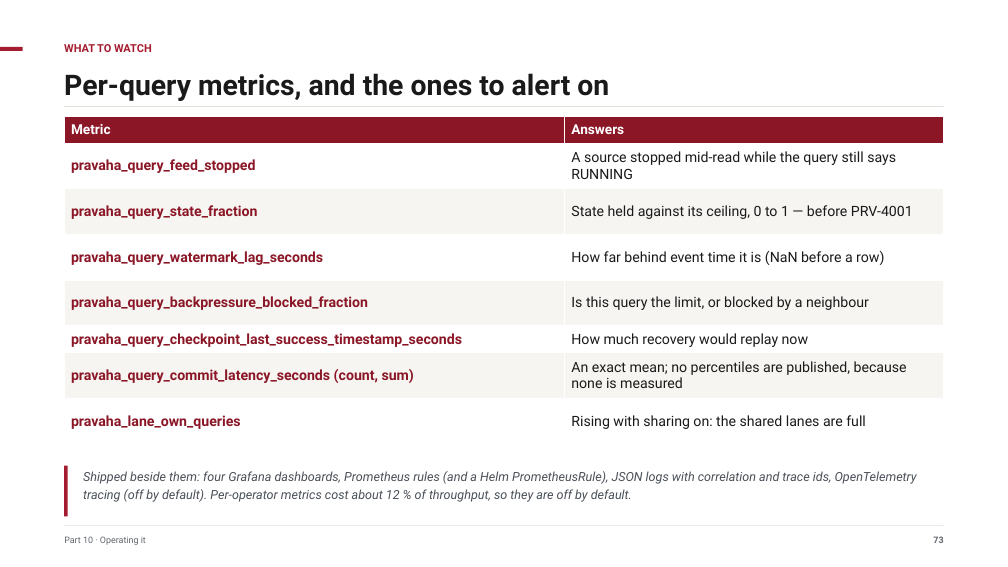
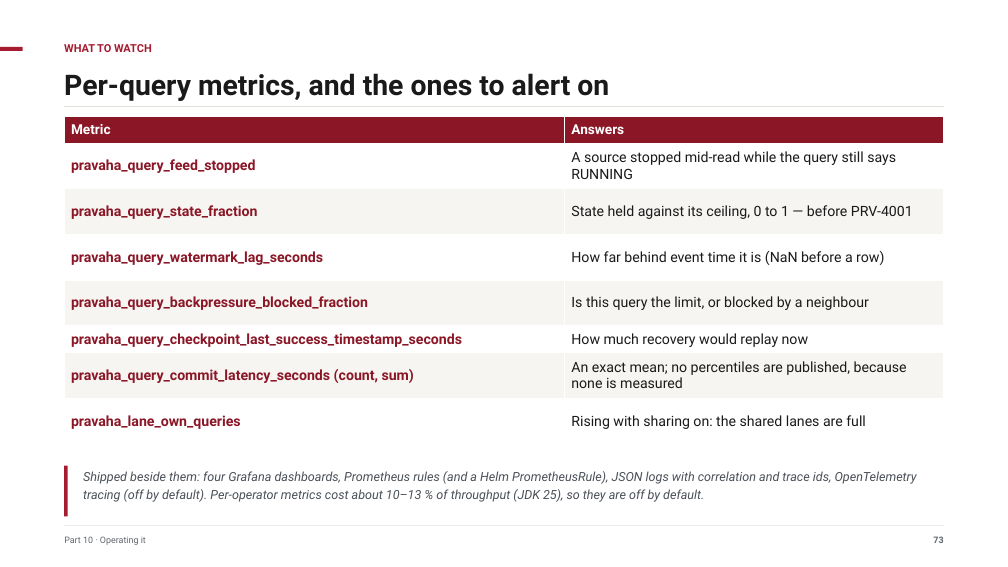
Before and after one commit to ajsinha/pravaha, a slide deck: slide 73 of docs/publications/Pravaha-Continuous-SQL-Engine-Design-and-Evidence.pptx. Drawn at 1008x567 pixels with LibreOffice and Linux fonts; fonts in the diff are those of the drawing. Boxes give left, top, right and bottom in pixels: in the first picture for what was removed or moved away, otherwise in the second. Text is boxed around its words. In the diff, an @@ line names an element or a change of style, - is before the commit and + after.

Commit message:
Publications: JDK 25 figures beside the JDK 21 ones; the 'not re-taken on 25' caveats replaced
Paper (evaluation tables and caveat; PDF rebuilt), its article edition, the deck (rebuilt, audited,
tests/deck green) and the Medium post (HTML regenerated) now quote the 2026-10-04 JDK 25 measurements
and say which figures were not re-taken (pipeline alone, subscribers, spill tier, SPILL-4, TRANSOVF-1).

```diff
--- a/docs/publications/Pravaha-Continuous-SQL-Engine-Design-and-Evidence.pptx
+++ b/docs/publications/Pravaha-Continuous-SQL-Engine-Design-and-Evidence.pptx
@@ text at box(83, 471, 917, 502): text changed @@
-Shipped beside them: four Grafana dashboards, Prometheus rules (and a Helm PrometheusRule), JSON logs with correlation and trace ids, OpenTelemetry tracing (off by default). Per-operator metrics cost about 12 % of throughput, so they are off by default.
+Shipped beside them: four Grafana dashboards, Prometheus rules (and a Helm PrometheusRule), JSON logs with correlation and trace ids, OpenTelemetry tracing (off by default). Per-operator metrics cost about 10–13 % of throughput (JDK 25), so they are off by default.
```
Also in this commit, not shown: 3 other slides changed, 8 other files.
